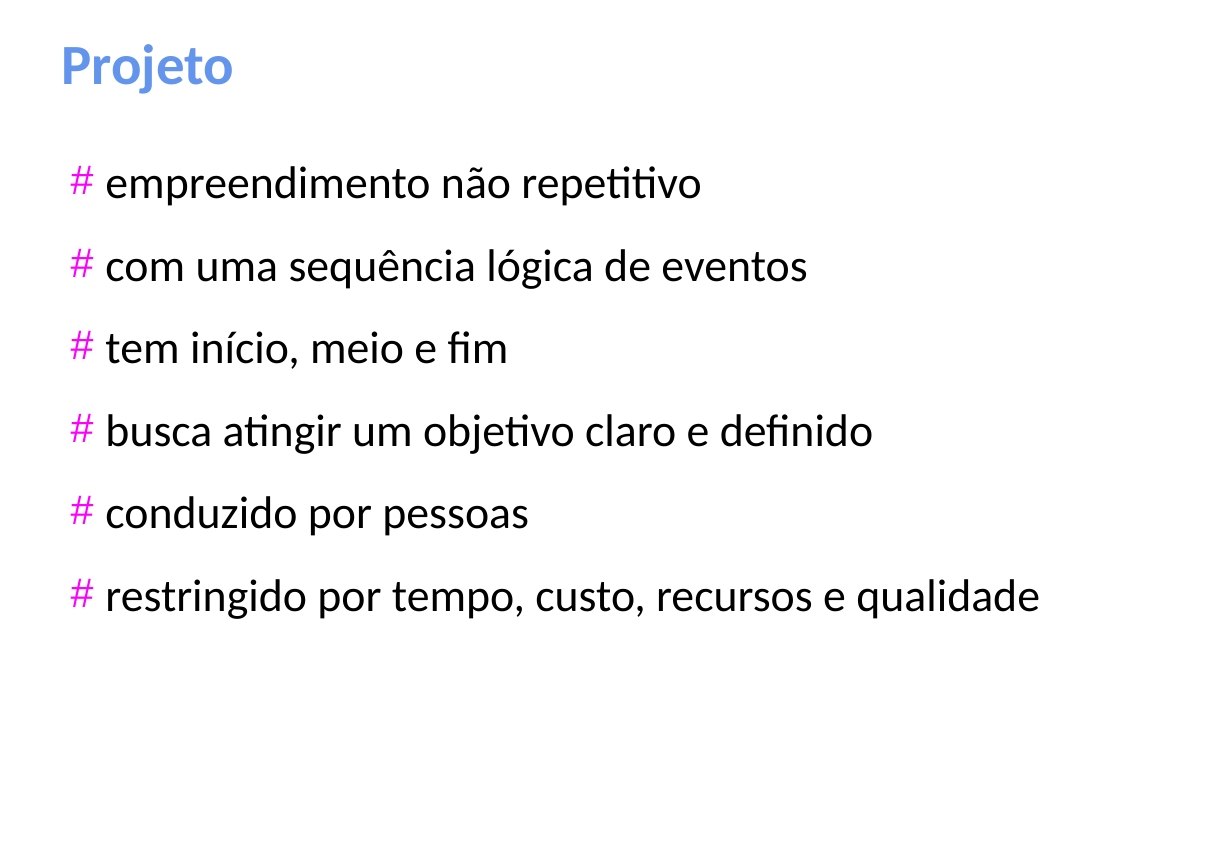
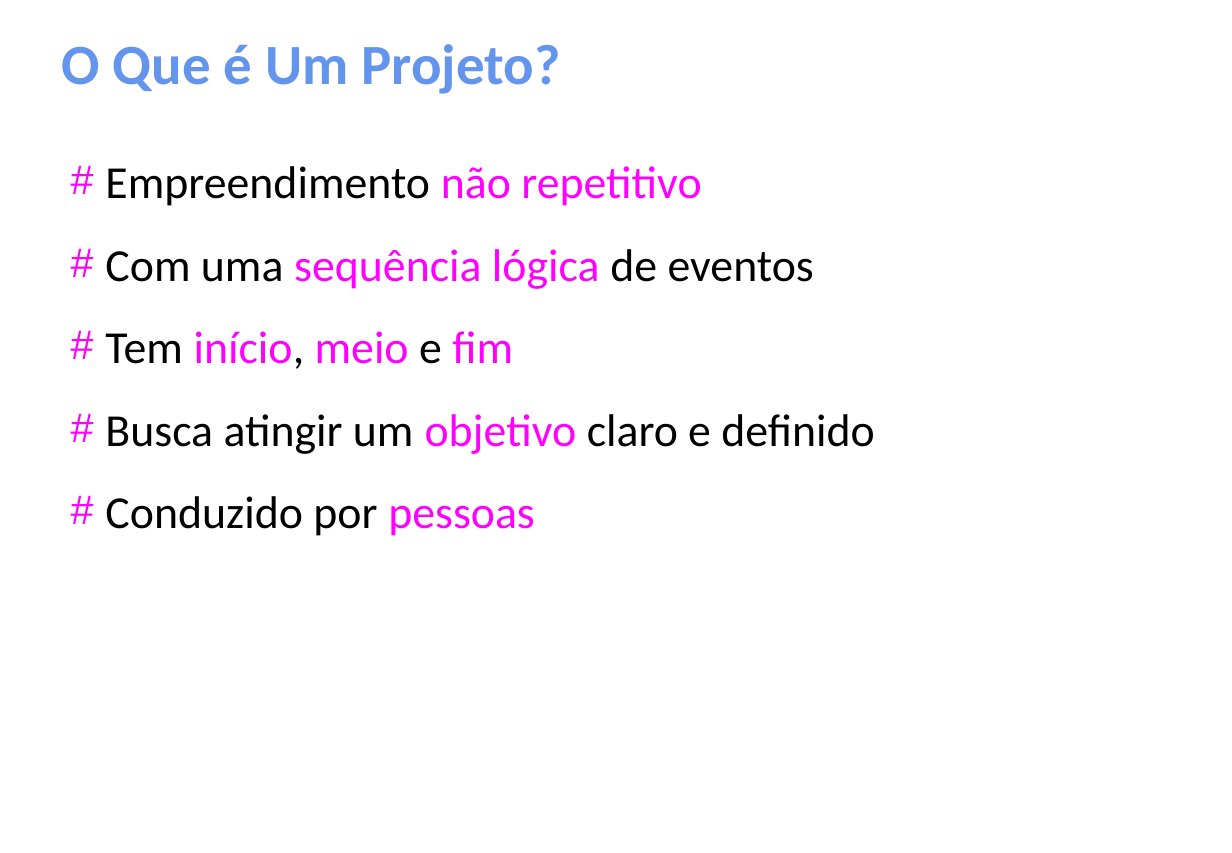
Before and after one commit to gomesluiz/gestao-de-projetos, a slide deck: slide 4 of aulas/project-aula-01.odp (slide 8 before the commit). Drawn at 1232x853 pixels with LibreOffice and Linux fonts; fonts in the diff are those of the drawing. Boxes give left, top, right and bottom in pixels: in the first picture for what was removed or moved away, otherwise in the second. Text is boxed around its words. In the diff, an @@ line names an element or a change of style, - is before the commit and + after.

```diff
--- a/aulas/project-aula-01.odp
+++ b/aulas/project-aula-01.odp
@@ title at box(62, 44, 560, 94): text changed @@
-Projeto
+O Que é Um Projeto?
@@ text at box(105, 166, 874, 536): text changed @@
-# empreendimento não repetitivo
-# com uma sequência lógica de eventos
-# tem início, meio e fim
-# busca atingir um objetivo claro e definido
-# conduzido por pessoas
-# restringido por tempo, custo, recursos e qualidade
+# Empreendimento não repetitivo
+# Com uma sequência lógica de eventos
+# Tem início, meio e fim
+# Busca atingir um objetivo claro e definido
+# Conduzido por pessoas
```
Also in this commit, not shown: 10 other slides changed, 20 slides added, 2 slides removed.
